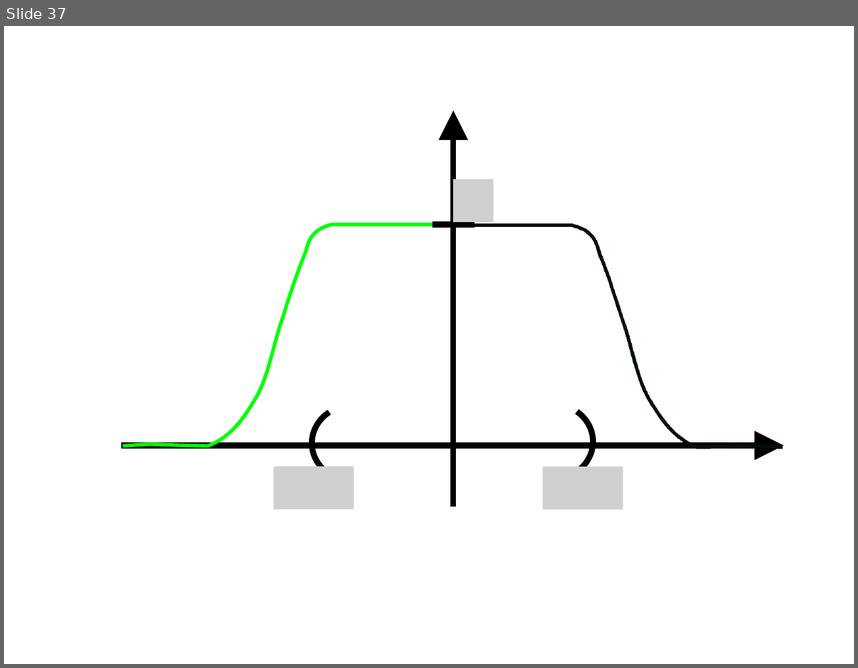
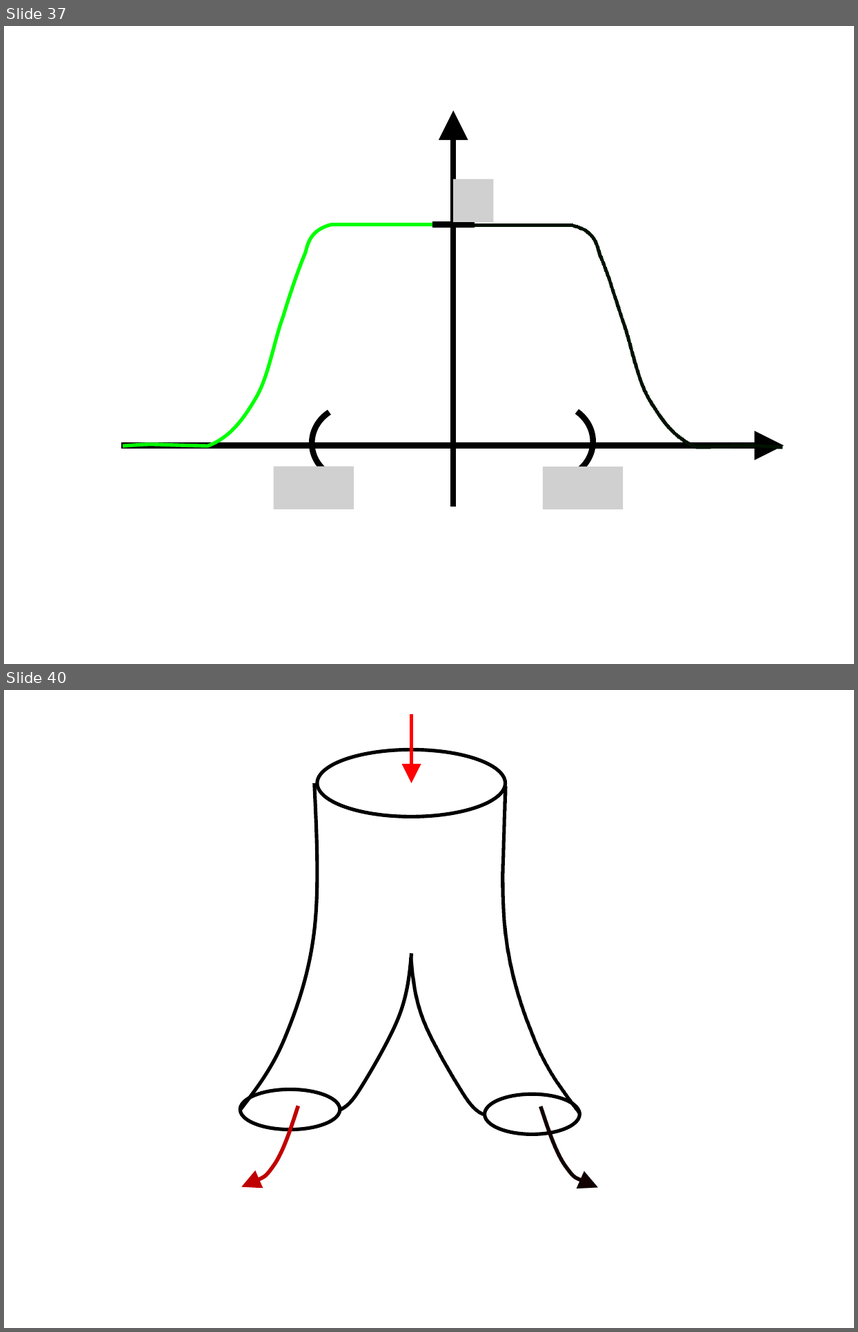
Before and after one commit to lutteropp/GeoTopo, a slide deck: images/Bilder.pptx. Shown one above the other, each under a label of ours: slide 37 before the commit, slides 37 and 40 after it; the slides between them are not shown. The pictures are 858x668 and 858x1332 pixels, drawn with LibreOffice and Linux fonts; fonts in the diff are those of the drawing; grey boxes stand for pictures. Boxes give left, top, right and bottom in pixels: in the first picture for what was removed or moved away, otherwise in the second. Text is boxed around its words. In the diff, an @@ line names an element or a change of style, - is before the commit and + after.

```diff
--- a/images/Bilder.pptx
+++ b/images/Bilder.pptx
@@ slide 40 added at <box>4,690,854,1328</box>, background #FFFFFF @@
@@ arrow added from (411, 715) to (411, 784), #FF0000 3.25 pt @@
@@ ellipse added at <box>317,749,505,817</box>, outline #000000 3 pt @@
@@ freeform shape added at <box>240,784,318,1110</box>, outline #000000 3 pt @@
@@ freeform shape added at <box>503,786,580,1112</box>, outline #000000 3 pt @@
@@ freeform shape added at <box>340,954,411,1110</box>, outline #000000 3 pt @@
@@ freeform shape added at <box>411,958,483,1114</box>, outline #000000 3 pt @@
@@ ellipse added at <box>240,1089,340,1129</box>, outline #000000 3 pt @@
@@ ellipse added at <box>484,1094,579,1134</box>, outline #000000 3 pt @@
@@ freeform shape added at <box>241,1105,298,1186</box>, outline #C00000 3.25 pt @@
@@ freeform shape added at <box>542,1105,598,1186</box>, outline #FF0000 3.25 pt @@
```
Also in this commit, not shown: 5 other slides added, 11 other files.
